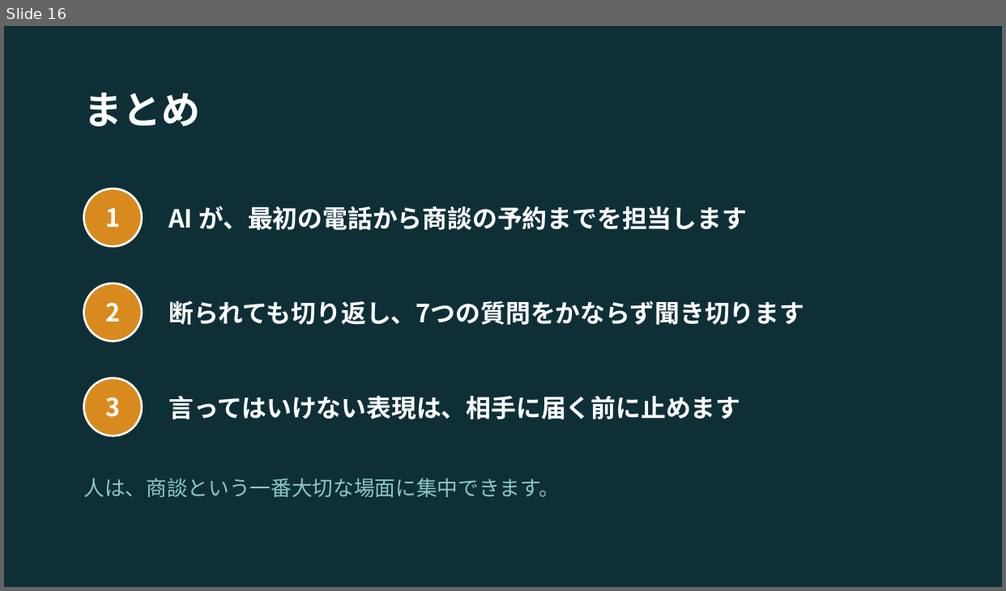
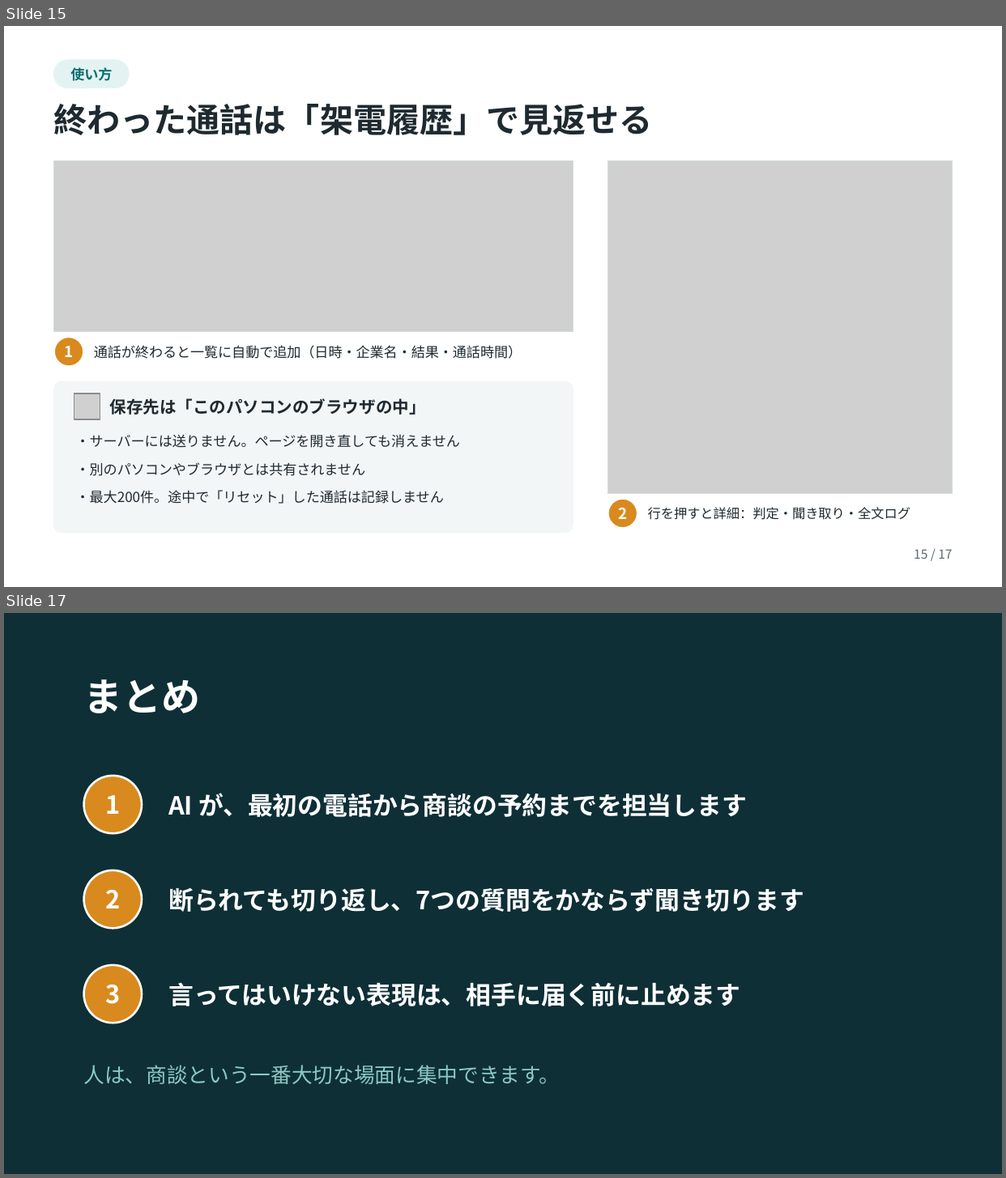
Before and after one commit to mhashimoto-debug/ai-call-agent, a slide deck: docs/AI架電エージェントのしくみ.pptx. Shown one above the other, each under a label of ours: slide 16 before the commit, slides 15 and 17 after it; the slides between them are not shown. The pictures are 1006x591 and 1006x1178 pixels, drawn with LibreOffice and Linux fonts; fonts in the diff are those of the drawing; grey boxes stand for pictures. Boxes give left, top, right and bottom in pixels: in the first picture for what was removed or moved away, otherwise in the second. Text is boxed around its words. In the diff, an @@ line names an element or a change of style, - is before the commit and + after.

```diff
--- a/docs/AI架電エージェントのしくみ.pptx
+++ b/docs/AI架電エージェントのしくみ.pptx
@@ slide 15 added at box(4, 26, 1002, 587), background #FFFFFF @@
@@ rounded rectangle added at box(54, 60, 129, 88), fill #E3F3F2, outline #E3F3F2 0.75 pt @@
@@ text added at box(70, 67, 112, 81), 10 pt, text #0B6E6E, bold @@
+使い方
@@ text added at box(54, 104, 653, 135), 24 pt, text #1E2A30, bold @@
+終わった通話は「架電履歴」で見返せる
@@ picture added at box(54, 160, 573, 332) @@
@@ rectangle added at box(54, 160, 573, 332), outline #D5DDE0 0.75 pt @@
@@ picture added at box(607, 160, 952, 494) @@
@@ rectangle added at box(607, 160, 952, 494), outline #D5DDE0 0.75 pt @@
@@ ellipse added at box(54, 337, 84, 367), fill #D98A1E, outline #FFFFFF 1.5 pt @@
@@ text added at box(64, 346, 73, 357), 11 pt, text #FFFFFF, bold @@
+1
@@ text added at box(94, 345, 522, 359), 10 pt, text #1E2A30 @@
+通話が終わると一覧に自動で追加（日時・企業名・結果・通話時間）
@@ rounded rectangle added at box(54, 382, 573, 533), fill #F3F6F7, outline #F3F6F7 0.75 pt @@
@@ picture added at box(74, 395, 100, 420) @@
@@ text added at box(110, 399, 426, 415), 12 pt, text #1E2A30, bold @@
+保存先は「このパソコンのブラウザの中」
@@ text added at box(76, 434, 460, 448), 10 pt, text #1E2A30 @@
+・サーバーには送りません。ページを開き直しても消えません
@@ text added at box(76, 463, 365, 476), 10 pt, text #1E2A30 @@
+・別のパソコンやブラウザとは共有されません
@@ text added at box(76, 490, 444, 504), 10 pt, text #1E2A30 @@
+・最大200件。途中で「リセット」した通話は記録しません
@@ ellipse added at box(607, 499, 637, 529), fill #D98A1E, outline #FFFFFF 1.5 pt @@
@@ text added at box(618, 508, 627, 519), 11 pt, text #FFFFFF, bold @@
+2
@@ text added at box(648, 507, 910, 520), 9.5 pt, text #1E2A30 @@
+行を押すと詳細：判定・聞き取り・全文ログ
@@ text added at box(914, 549, 952, 559), 9 pt, text #5B6870 @@
+15 / 17
@@ what was slide 16 is now slide 17 @@
```
Also in this commit, not shown: 14 slides changed, 8 other files.
